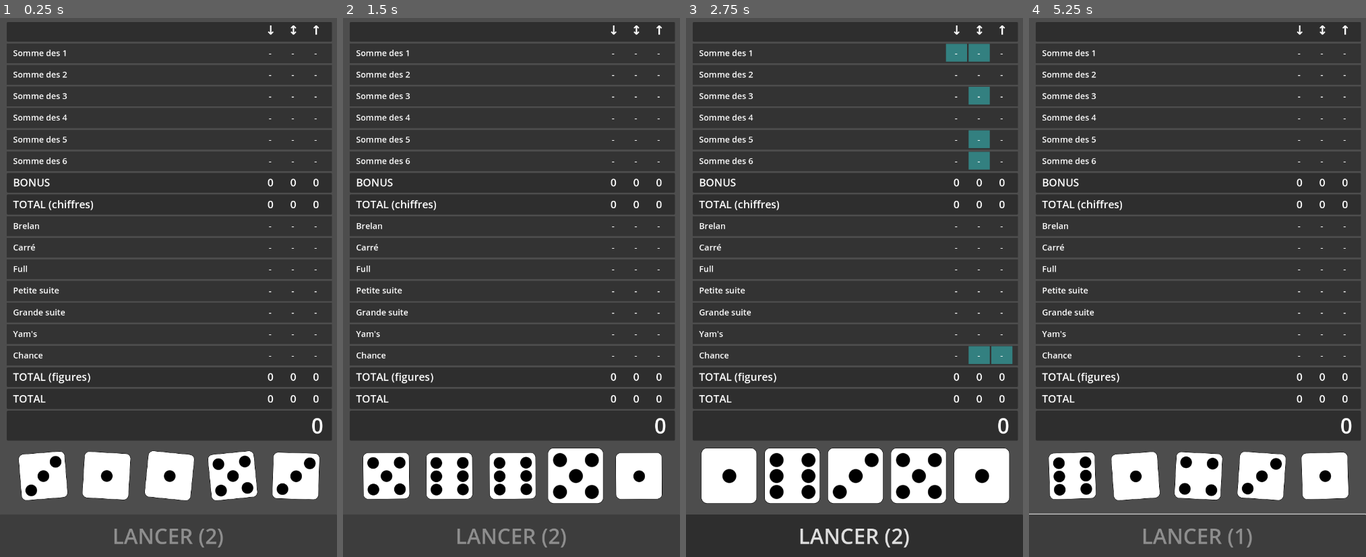
Above: before the commit, frames 1-4 (left to right).
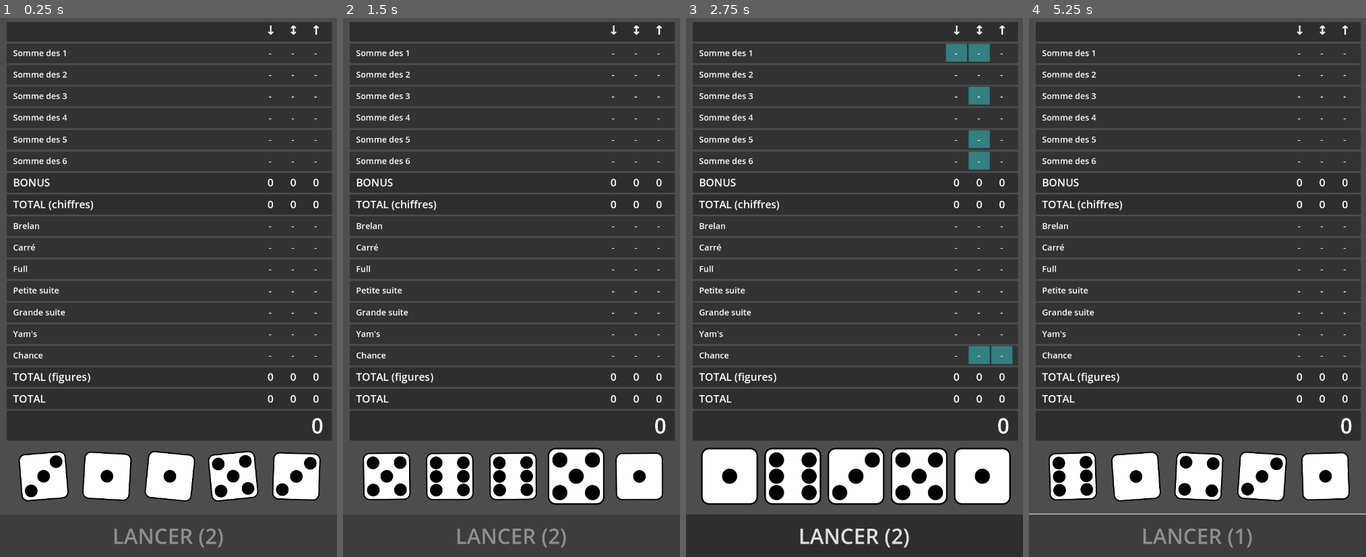
Above: after the commit, the same moments.

Repository: MicCode/yamsatro
Game: Godot game, scene res://main/main.tscn
Same seed, same stepped clock (60 frames per second), same inputs: the game is played once before the commit and once after it.
Inputs (mouse positions are in pixels of both pictures, inside the frame that each line leads up to):
- Up to frame 1 (0.25 s): no input
- Up to frame 2 (1.5 s): move the mouse to (612, 50) at 0.52 s; click (612, 50) at 0.67 s; click (548, 449) at 1.25 s
- Up to frame 3 (2.75 s): click (763, 449) at 2 s
- Up to frame 4 (5.25 s): click (1045, 449) at 2.75 s; click (1170, 449) at 3.5 s; click (1298, 449) at 4.25 s; click "LANCER (2)" at 5 s

The runs differ from the first frame. In frame 1, 0.9% of the frame differs, in the area x 5-96%, y 80-90%; in frame 2, 1.3%; in frame 3, 1.4%, in the area x 4-97%, y 79-91%; in frame 4, 1.0%.

Commit message:
feat: draw dice and tray from theme parameters

Diff:
--- /dev/null
+++ b/globals/GUITheme.gd
@@ -0,0 +1,5 @@
+extends Node
+
+var die_width: float = 150.0
+var die_dot_diameter: float = 40.0
+var tray_space_between_dice: float = 0.0
--- a/project.godot
+++ b/project.godot
@@ -21,6 +21,7 @@
 Game="*res://globals/Game.gd"
 Scores="*res://globals/Scores.gd"
 GameRules="*res://globals/GameRules.gd"
+GUITheme="*res://globals/GUITheme.gd"
 
 [display]
 
--- a/scenes/DiceTray.gd
+++ b/scenes/DiceTray.gd
@@ -3,6 +3,7 @@
 func _ready() -> void:
 	await Game.game_ready
 	Game.set_dice_reference(get_all_dice());
+	position_dice()
 	roll_all()
 	for die in Game.all_dice:
 		die.pressed.connect(on_die_pressed.bind(die))
@@ -40,3 +41,9 @@
 	if all_finished:
 		Game.update_active_figures()
 		Game.change_dice_rolling(false)
+
+func position_dice():
+	var x = 0.0
+	for i in Game.all_dice.size():
+		Game.all_dice[i].position = Vector2(x, 0.0)
+		x += GUITheme.die_width + GUITheme.tray_space_between_dice
--- a/scenes/DiceTray.tscn
+++ b/scenes/DiceTray.tscn
@@ -7,24 +7,46 @@
 script = ExtResource("1_qqici")
 
 [node name="Die" parent="." instance=ExtResource("2_ds6xh")]
-scale = Vector2(0.9, 0.9)
+unique_name_in_owner = true
+offset_left = -7.4
+offset_top = -6.4
+offset_right = -7.4
+offset_bottom = -6.4
+grow_horizontal = 1
+grow_vertical = 1
 
 [node name="Die2" parent="." instance=ExtResource("2_ds6xh")]
-offset_left = 150.0
-offset_right = 150.0
-scale = Vector2(0.9, 0.9)
+unique_name_in_owner = true
+offset_left = 142.6
+offset_top = -6.4
+offset_right = 142.6
+offset_bottom = -6.4
+grow_horizontal = 1
+grow_vertical = 1
 
 [node name="Die3" parent="." instance=ExtResource("2_ds6xh")]
-offset_left = 300.0
-offset_right = 300.0
-scale = Vector2(0.9, 0.9)
+unique_name_in_owner = true
+offset_left = 292.6
+offset_top = -6.4
+offset_right = 292.6
+offset_bottom = -6.4
+grow_horizontal = 1
+grow_vertical = 1
 
 [node name="Die4" parent="." instance=ExtResource("2_ds6xh")]
-offset_left = 450.0
-offset_right = 450.0
-scale = Vector2(0.9, 0.9)
+unique_name_in_owner = true
+offset_left = 442.6
+offset_top = -6.4
+offset_right = 442.6
+offset_bottom = -6.4
+grow_horizontal = 1
+grow_vertical = 1
 
 [node name="Die5" parent="." instance=ExtResource("2_ds6xh")]
-offset_left = 600.0
-offset_right = 600.0
-scale = Vector2(0.9, 0.9)
+unique_name_in_owner = true
+offset_left = 592.6
+offset_top = -6.4
+offset_right = 592.6
+offset_bottom = -6.4
+grow_horizontal = 1
+grow_vertical = 1
--- a/scenes/die.gd
+++ b/scenes/die.gd
@@ -11,6 +11,7 @@
 
 func _ready() -> void:
 	dots = [%P0, %P1, %P2, %P3, %P4, %P5, %P6]
+	change_dimensions()
 	change_visual_state()
 
 func set_face(new_face: DieFace):
@@ -76,3 +77,33 @@
 	for i in pattern.length():
 		if pattern[i] == "1": result.append(i)
 	return result
+
+func change_dimensions():
+	var width = GUITheme.die_width
+	var dot_diameter = GUITheme.die_dot_diameter
+
+	var grid_width = width / 14
+	var grid_step_1 = (grid_width * 3) - (dot_diameter / 2) # first row or colum center
+	var grid_step_2 = (grid_width * 7) - (dot_diameter / 2) # middle
+	var grid_step_3 = (grid_width * 11) - (dot_diameter / 2) # last
+
+	%Background.size = Vector2(width, width)
+	%lock.size = Vector2(width, width)
+
+	for i in dots.size():
+		var x: float
+		var y: float
+
+		match i:
+			0, 1, 2: x = grid_step_1
+			3, 4, 5: x = grid_step_3
+			6: x = grid_step_2
+		match i:
+			0, 3: y = grid_step_1
+			1, 4: y = grid_step_2
+			2, 5: y = grid_step_3
+			6: y = grid_step_2
+
+		dots[i].pivot_offset = Vector2(dot_diameter / 2, dot_diameter / 2)
+		dots[i].position = Vector2(x, y)
+		dots[i].size = Vector2(dot_diameter, dot_diameter)
--- a/scenes/die.tscn
+++ b/scenes/die.tscn
@@ -7,15 +7,15 @@
 
 [sub_resource type="StyleBoxFlat" id="StyleBoxFlat_77e4n"]
 bg_color = Color(1, 1, 1, 1)
-border_width_left = 1
-border_width_top = 1
-border_width_right = 1
-border_width_bottom = 1
+border_width_left = 4
+border_width_top = 4
+border_width_right = 4
+border_width_bottom = 4
 border_color = Color(0, 0, 0, 1)
-corner_radius_top_left = 15
-corner_radius_top_right = 15
-corner_radius_bottom_right = 15
-corner_radius_bottom_left = 15
+corner_radius_top_left = 20
+corner_radius_top_right = 20
+corner_radius_bottom_right = 20
+corner_radius_bottom_left = 20
 
 [sub_resource type="StyleBoxFlat" id="StyleBoxFlat_y5ao1"]
 bg_color = Color(0, 0, 0, 1)
@@ -24,10 +24,10 @@
 corner_radius_bottom_right = 20
 corner_radius_bottom_left = 20
 
+[sub_resource type="StyleBoxTexture" id="StyleBoxTexture_cew8t"]
+texture = ExtResource("4_e5bsa")
+
 [node name="Die" type="TextureButton"]
-anchors_preset = -1
-anchor_right = 0.184
-anchor_bottom = 0.115
 grow_horizontal = 2
 grow_vertical = 2
 pivot_offset = Vector2(74, 74)
@@ -36,7 +36,8 @@
 mouse_filter = 1
 script = ExtResource("1_kw4wr")
 
-[node name="AdvancedDie" type="Panel" parent="."]
+[node name="Background" type="Panel" parent="."]
+unique_name_in_owner = true
 layout_mode = 0
 offset_right = 147.0
 offset_bottom = 147.0
@@ -44,107 +45,101 @@
 mouse_default_cursor_shape = 2
 theme_override_styles/panel = SubResource("StyleBoxFlat_77e4n")
 
-[node name="P0" type="Panel" parent="AdvancedDie"]
+[node name="P0" type="Panel" parent="."]
 unique_name_in_owner = true
 layout_mode = 0
 offset_left = 21.0
 offset_top = 21.0
-offset_right = 42.0
-offset_bottom = 42.0
-scale = Vector2(1.75, 1.75)
+offset_right = 41.0
+offset_bottom = 41.0
 pivot_offset = Vector2(10, 10)
-mouse_filter = 1
+mouse_filter = 2
 theme_override_styles/panel = SubResource("StyleBoxFlat_y5ao1")
 
-[node name="P1" type="Panel" parent="AdvancedDie"]
+[node name="P1" type="Panel" parent="."]
 unique_name_in_owner = true
 layout_mode = 0
 offset_left = 21.0
 offset_top = 63.0
-offset_right = 42.0
-offset_bottom = 84.0
-scale = Vector2(1.75, 1.75)
+offset_right = 41.0
+offset_bottom = 83.0
 pivot_offset = Vector2(10, 10)
-mouse_filter = 1
+mouse_filter = 2
 theme_override_styles/panel = SubResource("StyleBoxFlat_y5ao1")
 
-[node name="P2" type="Panel" parent="AdvancedDie"]
+[node name="P2" type="Panel" parent="."]
 unique_name_in_owner = true
 layout_mode = 0
 offset_left = 21.0
 offset_top = 105.0
-offset_right = 42.0
-offset_bottom = 126.0
-scale = Vector2(1.75, 1.75)
+offset_right = 41.0
+offset_bottom = 125.0
 pivot_offset = Vector2(10, 10)
-mouse_filter = 1
+mouse_filter = 2
 theme_override_styles/panel = SubResource("StyleBoxFlat_y5ao1")
 
-[node name="P3" type="Panel" parent="AdvancedDie"]
+[node name="P3" type="Panel" parent="."]
 unique_name_in_owner = true
 layout_mode = 0
 offset_left = 105.0
 offset_top = 21.0
-offset_right = 126.0
-offset_bottom = 42.0
-scale = Vector2(1.75, 1.75)
+offset_right = 125.0
+offset_bottom = 41.0
 pivot_offset = Vector2(10, 10)
-mouse_filter = 1
+mouse_filter = 2
 theme_override_styles/panel = SubResource("StyleBoxFlat_y5ao1")
 
-[node name="P4" type="Panel" parent="AdvancedDie"]
+[node name="P4" type="Panel" parent="."]
 unique_name_in_owner = true
 layout_mode = 0
 offset_left = 105.0
 offset_top = 63.0
-offset_right = 126.0
-offset_bottom = 84.0
-scale = Vector2(1.75, 1.75)
+offset_right = 125.0
+offset_bottom = 83.0
 pivot_offset = Vector2(10, 10)
-mouse_filter = 1
+mouse_filter = 2
 theme_override_styles/panel = SubResource("StyleBoxFlat_y5ao1")
 
-[node name="P5" type="Panel" parent="AdvancedDie"]
+[node name="P5" type="Panel" parent="."]
 unique_name_in_owner = true
 layout_mode = 0
 offset_left = 105.0
 offset_top = 105.0
-offset_right = 126.0
-offset_bottom = 126.0
-scale = Vector2(1.75, 1.75)
+offset_right = 125.0
+offset_bottom = 125.0
 pivot_offset = Vector2(10, 10)
-mouse_filter = 1
+mouse_filter = 2
 theme_override_styles/panel = SubResource("StyleBoxFlat_y5ao1")
 
-[node name="P6" type="Panel" parent="AdvancedDie"]
+[node name="P6" type="Panel" parent="."]
 unique_name_in_owner = true
 layout_mode = 0
 offset_left = 63.0
 offset_top = 63.0
-offset_right = 84.0
-offset_bottom = 84.0
-scale = Vector2(1.75, 1.75)
+offset_right = 83.0
+offset_bottom = 83.0
 pivot_offset = Vector2(10, 10)
-mouse_filter = 1
+mouse_filter = 2
 theme_override_styles/panel = SubResource("StyleBoxFlat_y5ao1")
 
-[node name="lock" type="Sprite2D" parent="AdvancedDie"]
+[node name="lock" type="Panel" parent="."]
 unique_name_in_owner = true
-visible = false
-position = Vector2(73.5, 73.5)
-scale = Vector2(4.59375, 4.59375)
-texture = ExtResource("4_e5bsa")
+layout_mode = 0
+offset_right = 147.0
+offset_bottom = 147.0
+mouse_filter = 2
+theme_override_styles/panel = SubResource("StyleBoxTexture_cew8t")
 
-[node name="hit" type="AudioStreamPlayer" parent="AdvancedDie"]
+[node name="hit" type="AudioStreamPlayer" parent="."]
 unique_name_in_owner = true
 stream = ExtResource("5_ya8ws")
 volume_db = -12.18
 pitch_scale = 1.86
 
-[node name="click" type="AudioStreamPlayer" parent="AdvancedDie"]
+[node name="click" type="AudioStreamPlayer" parent="."]
 unique_name_in_owner = true
 stream = ExtResource("6_irgc1")
 volume_db = -6.0
 
-[connection signal="mouse_entered" from="AdvancedDie" to="." method="_on_mouse_entered"]
-[connection signal="mouse_exited" from="AdvancedDie" to="." method="_on_mouse_exited"]
+[connection signal="mouse_entered" from="Background" to="." method="_on_mouse_entered"]
+[connection signal="mouse_exited" from="Background" to="." method="_on_mouse_exited"]
Not shown, added: globals/GUITheme.gd.uid
Not shown: 1 places in main/main.tscn that only renumber resources
Not shown: 1 places in scenes/die.tscn that only renumber resources
